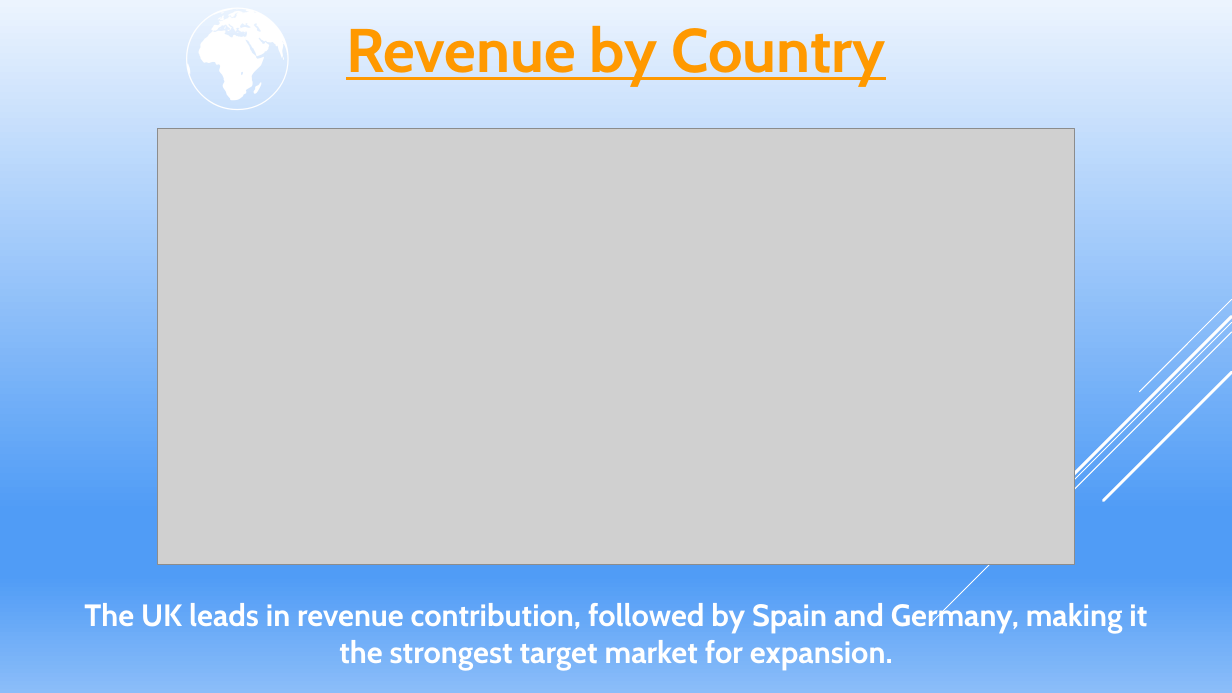
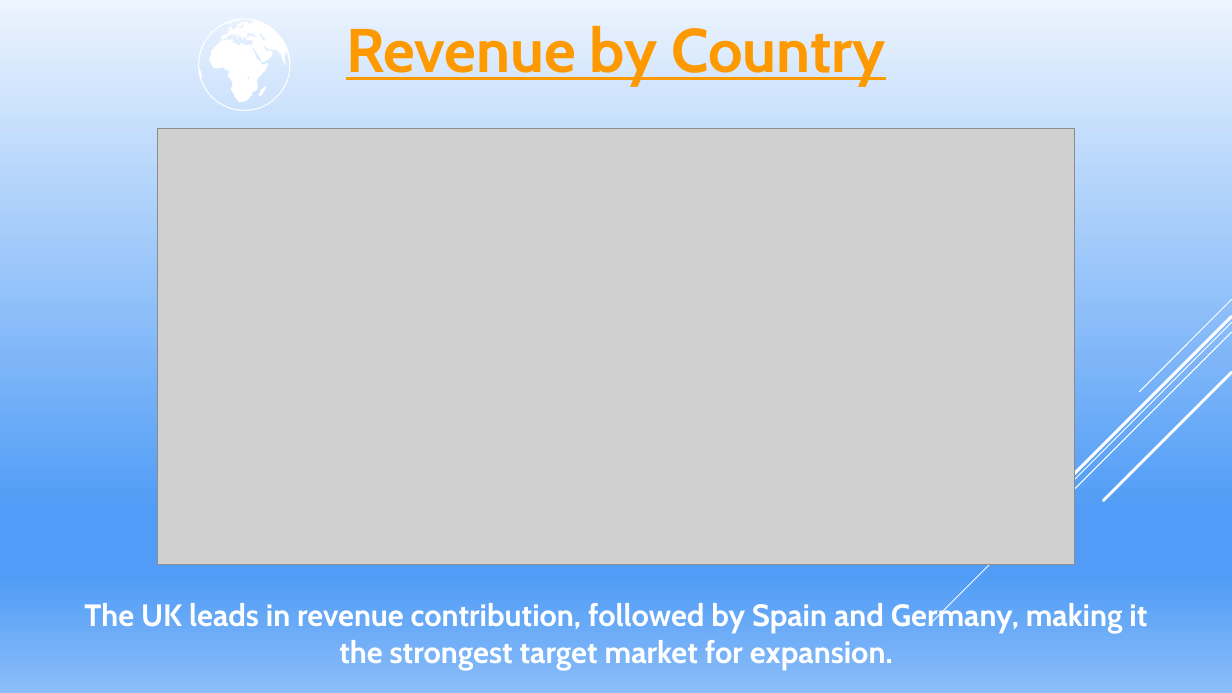
Before and after one commit to Inette289/sales-performance-and-customer-insights, a slide deck: slide 6 of reports/2024 Sales Performance & Customer Insights Dashboard 2.pptx. Drawn at 1232x693 pixels with LibreOffice and Linux fonts; fonts in the diff are those of the drawing; grey boxes stand for pictures. Boxes give left, top, right and bottom in pixels: in the first picture for what was removed or moved away, otherwise in the second. Text is boxed around its words. In the diff, an @@ line names an element or a change of style, - is before the commit and + after.

```diff
--- a/reports/2024 Sales Performance & Customer Insights Dashboard 2.pptx
+++ b/reports/2024 Sales Performance & Customer Insights Dashboard 2.pptx
@@ text "🌍": place and size @@
-text "🌍" at box(177, 0, 794, 116)
+text "🌍" at box(189, 0, 806, 116)
@@ text "🌍" at box(189, 0, 806, 116): size 80 to 72 pt @@
```
Also in this commit, not shown: 4 other slides changed, 4 other files.
